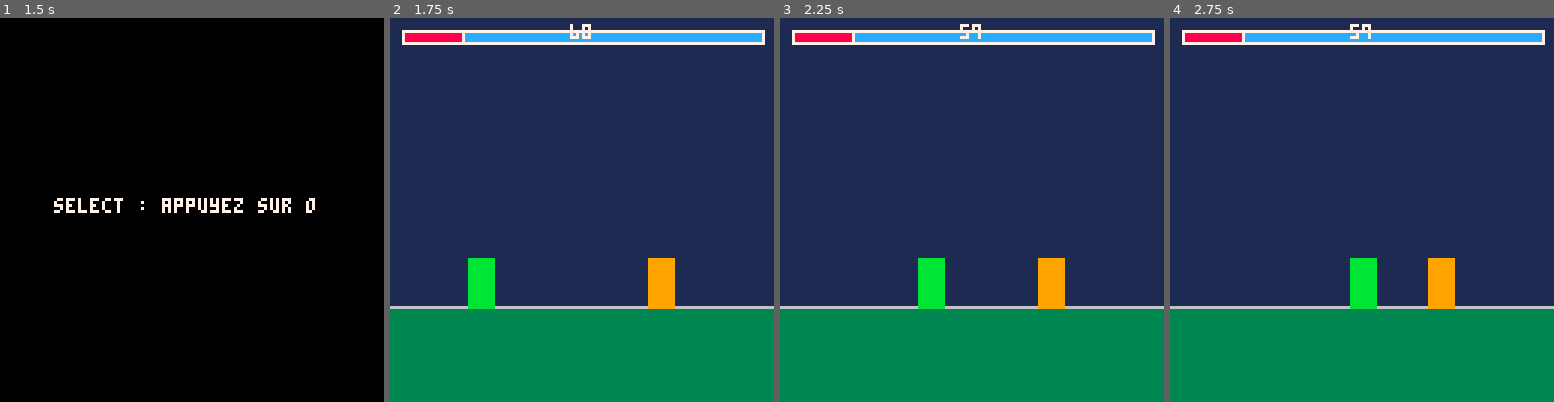
Above: before the commit, frames 1-4 (left to right).
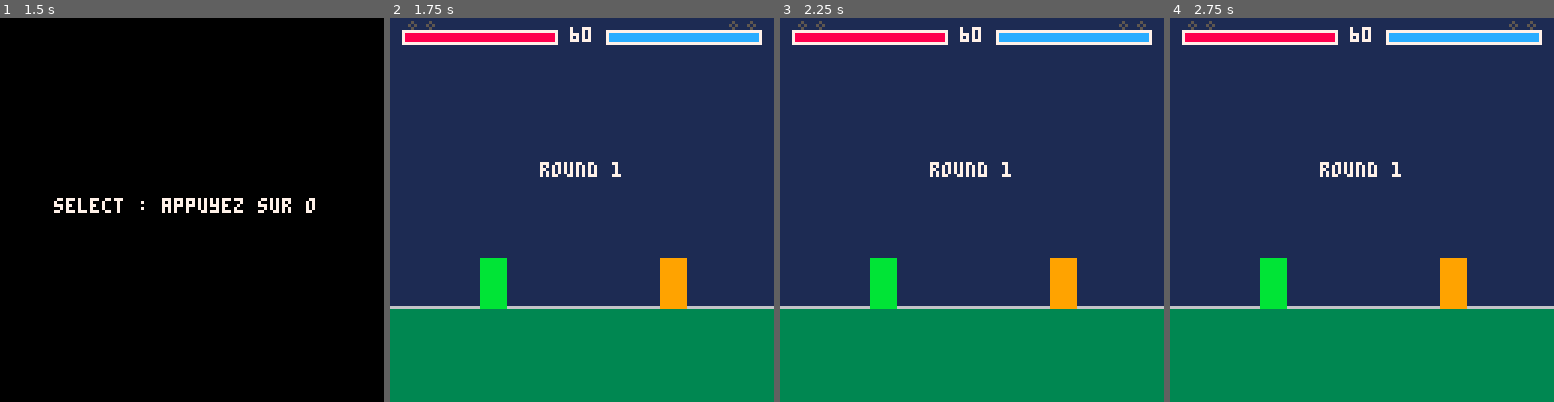
Above: after the commit, the same moments.

Repository: NOH-code/FightGame_PICO-8
Game: PICO-8 cartridge main.p8
Two runs of this game, one before a commit and one after it. Both use one fixed random seed, a clock stepped at 60 frames per second and the inputs below.
Inputs:
- Up to frame 1 (1.5 s): tap X (X key) at 0.33, 1.07 s; tap O (Z key) at 0.7 s
- Up to frame 2 (1.75 s): hold Right from 1.6 s (still down); tap O (Z key) at 1.7 s
- Up to frame 3 (2.25 s): tap X (X key) at 1.85 s; release Right at 2.1 s; tap O (Z key) at 2.1 s; hold Up from 2.15 s (still down)
- Up to frame 4 (2.75 s): release Up at 2.42 s; hold Right from 2.47 s (still down); tap O (Z key) at 2.5 s

Frame 1 is identical in both runs. In frame 2, 3.2% of the frame differs, in the area x 4-98%, y 0-76%; in frame 3, 4.3%; in frame 4, 4.3%.

Commit message:
feat: systeme de round best-of-3 + hud reel + corrections combat
- _boot: etats round_intro/fin de round vs fin de match, scores conserves
- ui: barres proportionnelles bordure fixe, pastilles de rounds, timer borne a 0
- fighter: hitstun variable par coup (stun), attaque depuis walk, max_health
- fighter: correctif hitbox asymetrique vers la gauche (range*facing)
- combat: update_facing chaque frame (idle/walk), separate_bodies anti-chevauchement
- data: stun par move, rounds_to_win/max_rounds

Co-Authored-By: Claude Opus 4.8 <noreply@anthropic.com>

Diff:
--- a/src/_boot.lua
+++ b/src/_boot.lua
@@ -1,9 +1,13 @@
--- _boot.lua : orchestration principale + règles de match (1 round simple, décidé en phase a)
+-- _boot.lua : orchestration principale, machine à états globale, logique de match
+-- format de match : best-of-3, premier joueur à rounds_to_win rounds (cf. data.lua)
 
-game_state = "title" -- title | select | match | pause | results
+game_state = "title" -- title | select | round_intro | match | pause | results
 players = {}
-winner = nil
+winner = nil      -- vainqueur du match : 1, 2, ou 0 (match nul)
 match_timer = 0
+round_num = 1
+rounds_won = {0,0}
+intro_timer = 0
 
 function _init()
  init_input()
@@ -14,6 +18,7 @@
 function _update()
  if game_state == "title" then update_title()
  elseif game_state == "select" then update_select()
+ elseif game_state == "round_intro" then update_round_intro()
  elseif game_state == "match" then update_match()
  elseif game_state == "pause" then update_pause()
  elseif game_state == "results" then update_results()
@@ -24,6 +29,7 @@
  cls()
  if game_state == "title" then draw_title()
  elseif game_state == "select" then draw_select()
+ elseif game_state == "round_intro" then draw_round_intro()
  elseif game_state == "match" then draw_match()
  elseif game_state == "pause" then draw_pause()
  elseif game_state == "results" then draw_results()
@@ -36,6 +42,7 @@
 function update_select() if btnp(4) then start_match() end end
 function draw_select() print("select : appuyez sur o", 18, 60, 7) end
 
+-- etat pause : conservé mais non câblé — pico-8 réserve enter à son propre menu
 function update_pause() if btnp(4) then game_state="match" end end
 function draw_pause() print("pause", 50, 60, 7) end
 
@@ -45,45 +52,90 @@
 
 function draw_results()
  if winner==0 then
-  print("egalite / double ko", 24, 55, 7)
+  print("egalite !", 46, 48, 7)
  else
-  print("joueur "..winner.." gagne !", 26, 55, 7)
+  print("joueur "..winner.." gagne le match !", 8, 48, 7)
  end
- print("o pour rejouer", 32, 70, 6)
+ print("score : "..rounds_won[1].." - "..rounds_won[2], 38, 60, 6)
+ print("o pour rejouer", 36, 76, 5)
 end
 
+-- démarre un MATCH : remet les scores de rounds à zéro puis lance le round 1
 function start_match()
  -- 0 = volt (rush-down), 1 = torque (zoner) — cf. characters[] dans data.lua
- players = { new_fighter(30, 1, 0), new_fighter(90, -1, 1) }
- match_timer = round_time -- défini dans data.lua
+ rounds_won = {0,0}
+ round_num = 1
  winner = nil
- game_state = "match"
+ start_round()
+end
+
+-- (re)lance un ROUND : vie au max et positions de départ réinitialisées
+-- (p1 à gauche, p2 à droite), le compteur de rounds gagnés est conservé
+function start_round()
+ players = { new_fighter(34, 1, 0), new_fighter(94, -1, 1) }
+ match_timer = round_time
+ intro_timer = 0
+ game_state = "round_intro"
+end
+
+-- affiche "round n" pendant 60 frames avant de rendre la main aux joueurs
+function update_round_intro()
+ intro_timer += 1
+ if intro_timer > 60 then game_state = "match" end
+end
+
+function draw_round_intro()
+ draw_match()
+ print("round "..round_num, 50, 48, 7)
 end
 
 function update_match()
  match_timer -= 1
 
+ update_facing(players[1], players[2])
+ update_facing(players[2], players[1])
+
  for p in all(players) do
   read_inputs(p)
   update_fighter(p)
  end
+
+ -- p1 évalué d'abord : sur coups strictement simultanés, priorité assumée à p1
  check_hit(players[1], players[2])
  check_hit(players[2], players[1])
+ separate_bodies(players[1], players[2])
 
  if players[1].health<=0 or players[2].health<=0 or match_timer<=0 then
-  end_match()
+  end_round()
  end
 end
 
-function end_match()
+-- fin de ROUND, distincte de la fin de MATCH : on attribue le round, et le match
+-- ne se termine que si un joueur atteint rounds_to_win ou que max_rounds sont joués
+function end_round()
  local h1, h2 = players[1].health, players[2].health
- if h1<=0 and h2<=0 then winner=0
- elseif h1<=0 then winner=2
- elseif h2<=0 then winner=1
- elseif h1==h2 then winner=0
- else winner = (h1>h2) and 1 or 2
+ local rw = 0 -- 0 = round nul (double ko, ou vies égales au timeout)
+ if h1<=0 and h2<=0 then rw=0
+ elseif h1<=0 then rw=2
+ elseif h2<=0 then rw=1
+ elseif h1==h2 then rw=0
+ else rw = (h1>h2) and 1 or 2
  end
- game_state = "results"
+ if rw>0 then rounds_won[rw] += 1 end
+ if h1<=0 or h2<=0 then sfx(sfx_ko) end
+
+ if rounds_won[1]>=rounds_to_win or rounds_won[2]>=rounds_to_win
+    or round_num>=max_rounds then
+  -- règle de repli : si personne n'atteint rounds_to_win après max_rounds joués
+  -- (rounds nuls possibles), le plus de rounds gagnés l'emporte ;
+  -- égalité parfaite → match nul (winner=0)
+  if rounds_won[1]==rounds_won[2] then winner=0
+  else winner = (rounds_won[1]>rounds_won[2]) and 1 or 2 end
+  game_state = "results"
+ else
+  round_num += 1
+  start_round()
+ end
 end
 
 function draw_match()
--- a/src/combat.lua
+++ b/src/combat.lua
@@ -1,4 +1,4 @@
--- combat.lua : collisions hitbox / hurtbox — dégâts tirés du hitbox (donc de data.lua)
+-- combat.lua : collisions hitbox / hurtbox, dégâts, orientation, séparation des corps
 
 function check_hit(attacker, defender)
  if not attacker.hitbox then return end
@@ -11,14 +11,36 @@
                    dx, dy, defender.hurtbox.w, defender.hurtbox.h) then
   defender.health = max(0, defender.health - attacker.hitbox.damage)
   defender.state = "hitstun"
+  defender.stun = attacker.hitbox.stun -- durée de stun propre au coup reçu
   defender.timer = 0
   defender.hitbox = nil -- le défenseur perd son attaque en cours : sinon son hitbox
-                        -- survit au hitstun et frappe encore une fois revenu en idle
+                        -- survivrait au hitstun et frapperait encore, revenu en idle
   attacker.hitbox = nil -- évite le multi-hit sur une même frame active
-  sfx(sfx_hit) -- son d'impact, dessiné dans l'éditeur sfx (audio.lua)
+  sfx(sfx_hit)
  end
 end
 
 function rects_overlap(x1,y1,w1,h1,x2,y2,w2,h2)
  return x1<x2+w2 and x1+w1>x2 and y1<y2+h2 and y1+h1>y2
 end
+
+-- oriente f vers son adversaire, appelé chaque frame depuis update_match.
+-- pas pendant attack/hitstun : le hitbox actif reste cohérent avec le coup parti
+function update_facing(f, opp)
+ if f.state=="idle" or f.state=="walk" then
+  f.facing = (opp.x >= f.x) and 1 or -1
+ end
+end
+
+-- séparation des corps : empêche les deux persos de se superposer.
+-- les deux sont toujours au sol à la même hauteur → test horizontal suffisant
+function separate_bodies(a, b)
+ local w = 8 -- largeur des hurtbox (identique pour tous les persos)
+ local dist = abs(a.x - b.x)
+ if dist >= w then return end
+ local push = (w - dist) / 2
+ local dir = (a.x < b.x) and -1 or 1
+ if a.x == b.x then dir = (a.player_index==0) and -1 or 1 end
+ a.x = mid(8, a.x + dir*push, 120)
+ b.x = mid(8, b.x - dir*push, 120)
+end
--- a/src/data.lua
+++ b/src/data.lua
@@ -2,6 +2,7 @@
 -- volt = rush-down (rapide, courte portée, dégâts faibles, pression)
 -- torque = zoner (lent, longue portée, dégâts élevés, poke)
 -- les noms sont cosmétiques : renommer via le champ "name" ne touche à rien d'autre
+-- stun = frames de hitstun infligées au défenseur (coup lourd > coup léger)
 
 characters = {
  [0] = {
@@ -9,9 +10,9 @@
   speed = 2.0,
   health = 100,
   moves = {
-   light = { startup=2, active=3, recovery=8,  damage=6,  range=6,  hy=-12, size=6 },
-   heavy = { startup=4, active=5, recovery=14, damage=12, range=8,  hy=-12, size=6 },
-   low   = { startup=3, active=4, recovery=10, damage=7,  range=6,  hy=-4,  size=5 },
+   light = { startup=2, active=3, recovery=8,  damage=6,  range=6,  hy=-12, size=6, stun=10 },
+   heavy = { startup=4, active=5, recovery=14, damage=12, range=8,  hy=-12, size=6, stun=18 },
+   low   = { startup=3, active=4, recovery=10, damage=7,  range=6,  hy=-4,  size=5, stun=12 },
   },
  },
  [1] = {
@@ -19,12 +20,17 @@
   speed = 0.8,
   health = 100,
   moves = {
-   light = { startup=5, active=6, recovery=10, damage=9,  range=14, hy=-12, size=7 },
-   heavy = { startup=8, active=8, recovery=18, damage=16, range=18, hy=-12, size=8 },
-   low   = { startup=6, active=5, recovery=12, damage=10, range=12, hy=-4,  size=6 },
+   light = { startup=5, active=6, recovery=10, damage=9,  range=14, hy=-12, size=7, stun=12 },
+   heavy = { startup=8, active=8, recovery=18, damage=16, range=18, hy=-12, size=8, stun=22 },
+   low   = { startup=6, active=5, recovery=12, damage=10, range=12, hy=-4,  size=6, stun=14 },
   },
  },
 }
 
--- règles de match (1 round simple, décidé en phase a)
+-- règles de match : best-of-3, premier à rounds_to_win rounds gagnés.
+-- des rounds nuls (double ko, vies égales au timeout) ne rapportent à personne,
+-- donc après max_rounds joués sans vainqueur direct : le plus de rounds
+-- gagnés l'emporte, et si égalité parfaite le match est nul (cf. end_round)
+rounds_to_win = 2
+max_rounds = 3
 round_time = 1800 -- 60 secondes à 30 fps (_update, pas _update60)
--- a/src/fighter.lua
+++ b/src/fighter.lua
@@ -9,6 +9,8 @@
   speed = c.speed,
   state="idle", timer=0,
   health=c.health,
+  max_health=c.health, -- référence pour le hud (barre proportionnelle)
+  stun=0,              -- durée du hitstun en cours, fixée par le coup reçu
   hurtbox={x=-4,y=-16,w=8,h=16},
   hitbox=nil,
   current_move=nil,
@@ -20,40 +22,54 @@
  f.timer += 1
  local c = characters[f.character_id]
 
- if f.state=="idle" then
+ if f.state=="idle" or f.state=="walk" then
+  -- attaques initiables depuis idle ou walk (choix assumé : interdire l'attaque
+  -- en marchant rendrait le rush-down injouable). jamais depuis attack/hitstun :
+  -- pas de cancel ni d'enchaînement.
   if f.input.down and f.input.light then
-   f.current_move=c.moves.low; f.state="attack"; f.timer=0
+   start_move(f, c.moves.low)
   elseif f.input.light then
-   f.current_move=c.moves.light; f.state="attack"; f.timer=0
+   start_move(f, c.moves.light)
   elseif f.input.heavy then
-   f.current_move=c.moves.heavy; f.state="attack"; f.timer=0
-  elseif f.input.left or f.input.right then
-   f.state="walk"; f.timer=0
+   start_move(f, c.moves.heavy)
+  else
+   local dir = (f.input.right and 1 or 0) + (f.input.left and -1 or 0)
+   f.x += dir * f.speed
+   f.state = (dir!=0) and "walk" or "idle"
   end
-
- elseif f.state=="walk" then
-  local dir = f.input.right and 1 or (f.input.left and -1 or 0)
-  f.x += dir * f.speed
-  if not (f.input.left or f.input.right) then f.state="idle"; f.timer=0 end
 
  elseif f.state=="attack" then
   update_attack(f, f.current_move)
 
  elseif f.state=="hitstun" then
-  if f.timer > 15 then f.state="idle"; f.timer=0 end
+  -- durée portée par le coup reçu (cf. check_hit), pas fixe : un coup lourd
+  -- immobilise plus longtemps qu'un coup léger
+  if f.timer > f.stun then f.state="idle"; f.timer=0 end
  end
 
  f.x = mid(8, f.x, 120)
 end
 
--- un seul état "attack" générique piloté par la table move (light/heavy/low/futurs specials)
--- au lieu d'un état par coup : ça scale sans ajouter de code quand tu rajouteras des coups
+function start_move(f, move)
+ f.current_move = move
+ f.state = "attack"
+ f.timer = 0
+ sfx(sfx_whoosh)
+end
+
+-- un seul état "attack" générique piloté par la table move
+-- au lieu d'un état par coup : ça scale sans ajouter de code
 function update_attack(f, move)
  local active_end = move.startup + move.active - 1
  local total = move.startup + move.active + move.recovery
 
  if f.timer >= move.startup and f.timer <= active_end then
-  f.hitbox = {x=move.range*f.facing, y=move.hy, w=move.size, h=move.size, damage=move.damage}
+  -- ancrage symétrique : bord intérieur du hitbox à `range` du centre quel que
+  -- soit le sens (bug corrigé : x=range*facing raccourcissait les coups vers la
+  -- gauche de `size` pixels, le bord EXTÉRIEUR se retrouvait à range du centre)
+  local hx = (f.facing==1) and move.range or -(move.range+move.size)
+  f.hitbox = {x=hx, y=move.hy, w=move.size, h=move.size,
+              damage=move.damage, stun=move.stun}
  else
   f.hitbox = nil
  end
--- a/src/ui.lua
+++ b/src/ui.lua
@@ -1,9 +1,35 @@
--- ui.lua : barres de vie, timer, hud
+-- ui.lua : barres de vie, indicateurs de rounds, timer
 
 function draw_hud(players)
- rectfill(4,4,4+players[1].health,8,8)
- rect(4,4,104,8,7)
- rectfill(124-players[2].health,4,124,8,12)
- rect(24,4,124,8,7)
- print(flr(match_timer/30), 60, 2, 7)
+ -- p1 : barre ancrée à gauche, p2 : ancrée à droite (se vident vers le centre)
+ draw_health_bar(4,  players[1], 8,  false)
+ draw_health_bar(72, players[2], 12, true)
+ draw_round_pips(7,   1,  rounds_won[1])
+ draw_round_pips(120, -1, rounds_won[2])
+ -- timer borné à 0 : jamais de valeur négative à l'écran en fin de round
+ local t = flr(max(0, match_timer)/30)
+ print(t, t>9 and 60 or 62, 3, 7)
 end
+
+-- barre de vie : bordure fixe toujours affichée, remplissage proportionnel
+-- à la vie courante (50px utiles), jamais de largeur négative (vie bornée à 0)
+function draw_health_bar(x, p, col, from_right)
+ rect(x, 4, x+51, 8, 7)
+ local w = flr(50 * max(0, p.health) / p.max_health)
+ if w>0 then
+  if from_right then
+   rectfill(x+51-w, 5, x+50, 7, col)
+  else
+   rectfill(x+1, 5, x+w, 7, col)
+  end
+ end
+end
+
+-- pastilles de rounds gagnés au-dessus de chaque barre (pleine = round gagné),
+-- dir=-1 pour p2 : les pastilles se déploient en miroir depuis le bord droit
+function draw_round_pips(x, dir, won)
+ for i=1,rounds_to_win do
+  local cx = x + (i-1)*6*dir
+  if i<=won then circfill(cx, 2, 1, 7) else circ(cx, 2, 1, 5) end
+ end
+end
